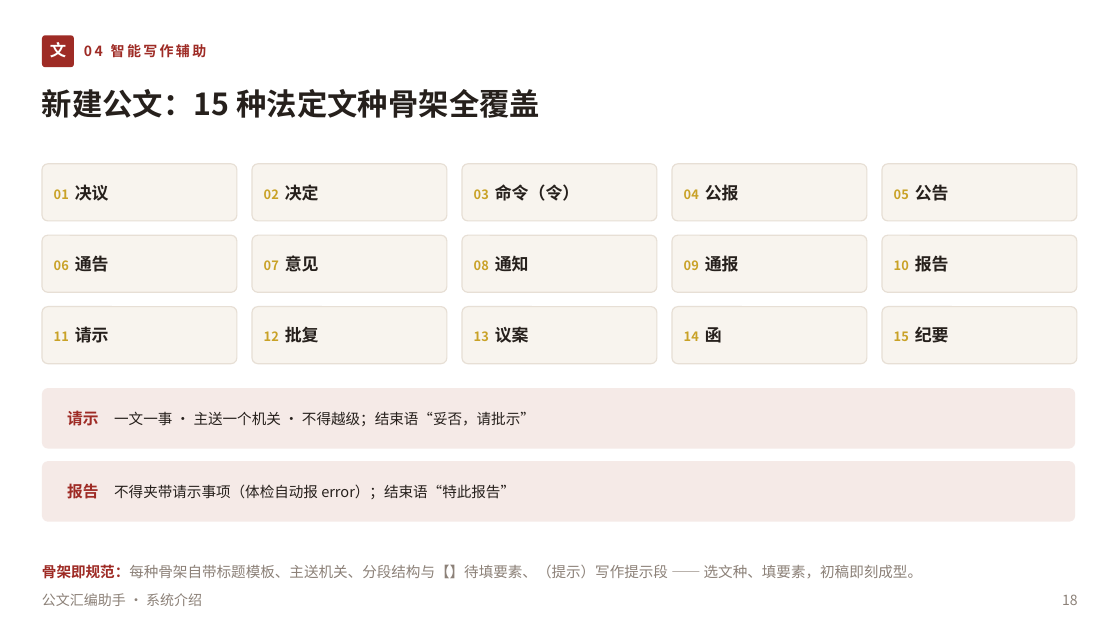
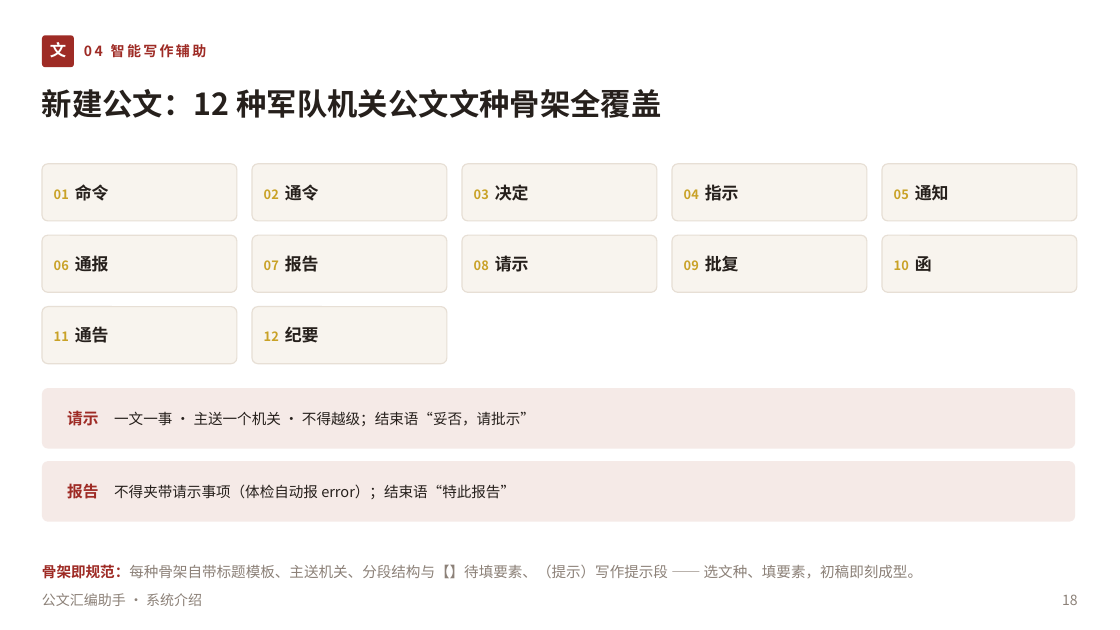
Before and after one commit to lzh745200/gwtool, a slide deck: slide 18 of 公文汇编助手-系统介绍.pptx. Drawn at 1120x630 pixels with LibreOffice and Linux fonts; fonts in the diff are those of the drawing. Boxes give left, top, right and bottom in pixels: in the first picture for what was removed or moved away, otherwise in the second. Text is boxed around its words. In the diff, an @@ line names an element or a change of style, - is before the commit and + after.

```diff
--- a/公文汇编助手-系统介绍.pptx
+++ b/公文汇编助手-系统介绍.pptx
@@ text at [42,89,662,118]: text changed @@
-新建公文：15 种法定文种骨架全覆盖
+新建公文：12 种军队机关公文文种骨架全覆盖
@@ text at [54,184,109,201]: text changed @@
-01 决议
+01 命令
@@ text at [264,184,319,201]: text changed @@
-02 决定
+02 通令
@@ text at [474,184,529,201]: text changed; size 14.5 to 11 pt; text colour #26201C to #C9A227 @@
-03 命令（令）
+03 决定
@@ text at [684,184,739,201]: text changed @@
-04 公报
+04 指示
@@ text at [894,185,949,200]: text changed @@
-05 公告
+05 通知
@@ text at [54,255,109,272]: text changed @@
-06 通告
+06 通报
@@ text at [264,255,319,272]: text changed @@
-07 意见
+07 报告
@@ text at [474,255,529,272]: text changed @@
-08 通知
+08 请示
@@ text at [684,255,739,272]: text changed @@
-09 通报
+09 批复
@@ text at [894,256,932,272]: text changed @@
-10 报告
+10 函
@@ text at [54,326,109,343]: text changed @@
-11 请示
+11 通告
@@ text at [264,327,319,343]: text changed @@
-12 批复
+12 纪要
@@ rounded rectangle removed at [462,307,657,364] @@
@@ text removed at [474,326,529,343] @@
-13 议案
@@ rounded rectangle removed at [672,307,867,364] @@
@@ text removed at [684,327,722,343] @@
-14 函
@@ rounded rectangle removed at [882,307,1077,364] @@
@@ text removed at [894,327,949,343] @@
-15 纪要
```
Also in this commit, not shown: 10 other slides changed, 2 slides added, 26 other files.
